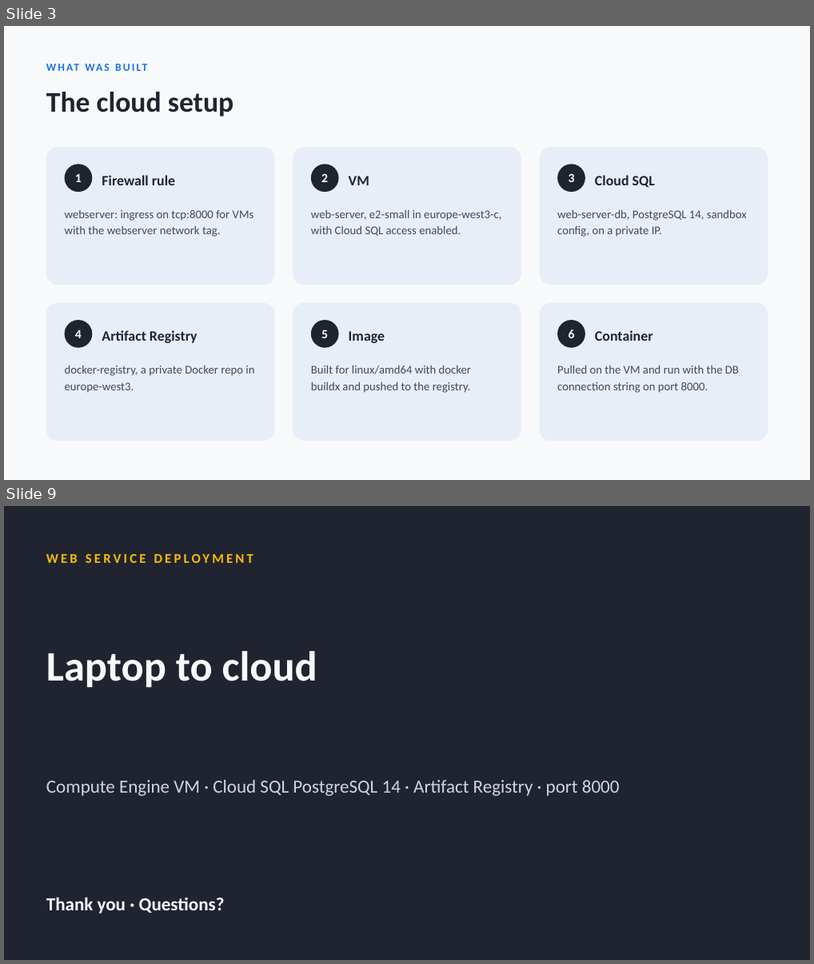
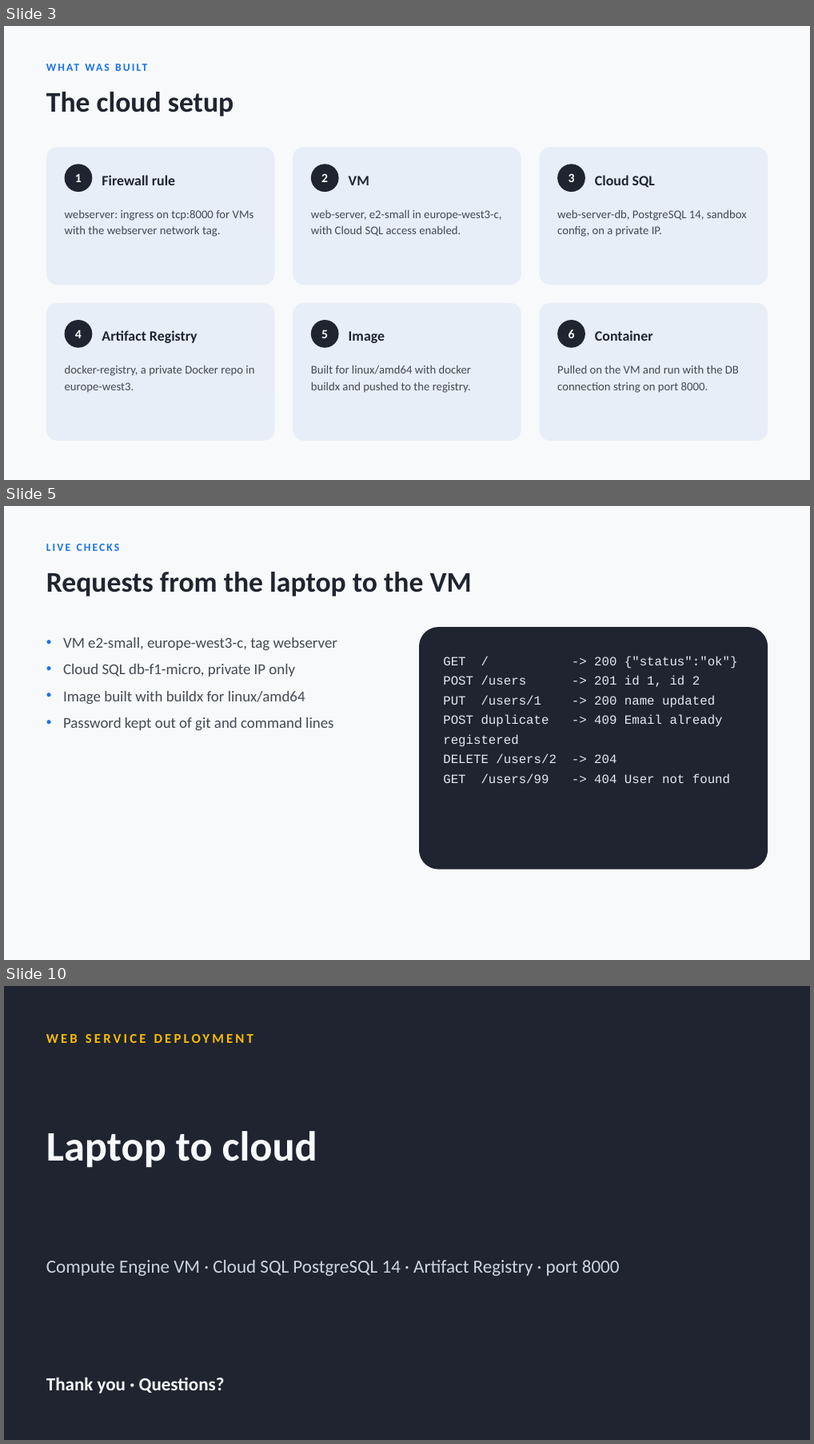
Before and after one commit to jeevan516/Porfolio, a slide deck: public/decks/web-service-deployment.pptx. Shown one above the other, each under a label of ours: slides 3 and 9 before the commit, slides 3, 5 and 10 after it; the slides between them are not shown. The pictures are 814x964 and 814x1444 pixels, drawn with LibreOffice and Linux fonts; fonts in the diff are those of the drawing. Boxes give left, top, right and bottom in pixels: in the first picture for what was removed or moved away, otherwise in the second. Text is boxed around its words. In the diff, an @@ line names an element or a change of style, - is before the commit and + after.

```diff
--- a/public/decks/web-service-deployment.pptx
+++ b/public/decks/web-service-deployment.pptx
@@ slide 5 added at (4,506,810,960), background #F8F9FA @@
@@ text added at (46,544,120,551), 13 pt, text #1A73E8, bold @@
+LIVE CHECKS
@@ text added at (46,572,472,596), 34 pt, text #1F2430, bold @@
+Requests from the laptop to the VM
@@ text added at (63,637,338,730), 18 pt, text #434A54 @@
+• VM e2-small, europe-west3-c, tag webserver
+• Cloud SQL db-f1-micro, private IP only
+• Image built with buildx for linux/amd64
+• Password kept out of git and command lines
@@ rounded rectangle added at (420,627,769,869), fill #1F2430 @@
@@ text added at (443,656,738,783), 15 pt, text #E4E9F1 @@
+GET / -> 200 {"status":"ok"}
+POST /users -> 201 id 1, id 2
+PUT /users/1 -> 200 name updated
+POST duplicate -> 409 Email already registered
+DELETE /users/2 -> 204
+GET /users/99 -> 404 User not found
@@ what was slide 9 is now slide 10 @@
```
Also in this commit, not shown: 3 slides changed, 1 other slide added, 1 slide removed.
